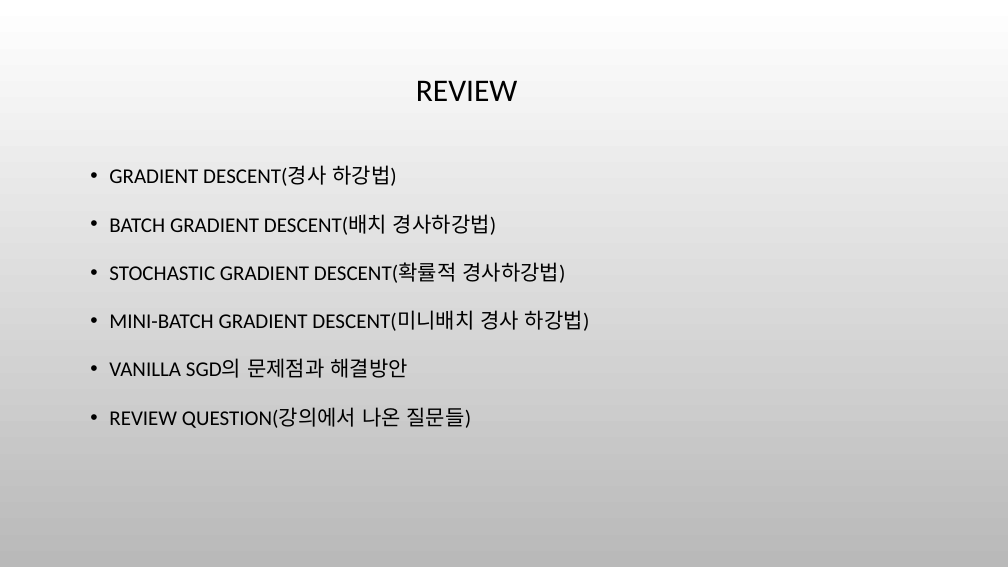
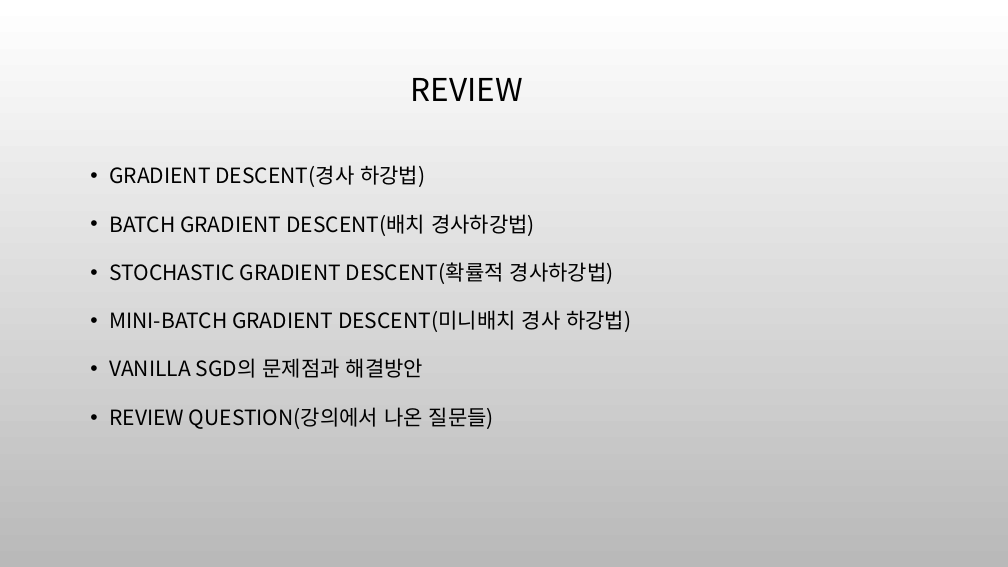
Before and after one commit to ha-taeyeong/University, a slide deck: slide 2 of tensor/발표자료.pptx. Drawn at 1008x567 pixels with LibreOffice and Linux fonts; fonts in the diff are those of the drawing; background and template pictures are left out. Boxes give left, top, right and bottom in pixels: in the first picture for what was removed or moved away, otherwise in the second. Text is boxed around its words. In the diff, an @@ line names an element or a change of style, - is before the commit and + after.

```diff
--- a/tensor/발표자료.pptx
+++ b/tensor/발표자료.pptx
@@ title "REVIEW" at bbox=[411, 78, 523, 101]: font Calibri to Noto Sans CJK KR @@
@@ text "GRADIENT DESCENT(경사 하강법)" at bbox=[109, 165, 631, 429]: font Calibri to Noto Sans CJK KR @@
```
Also in this commit, not shown: 21 other slides changed, 5 other files.
